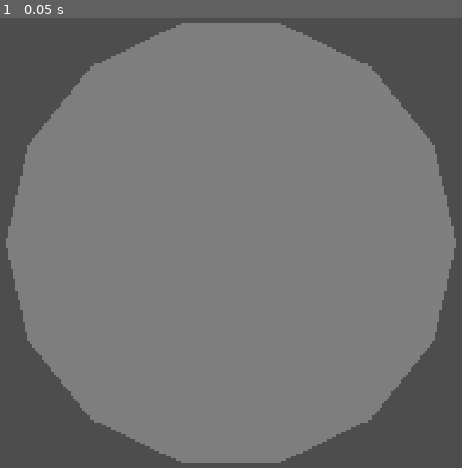
Above: before the commit, frame 1.
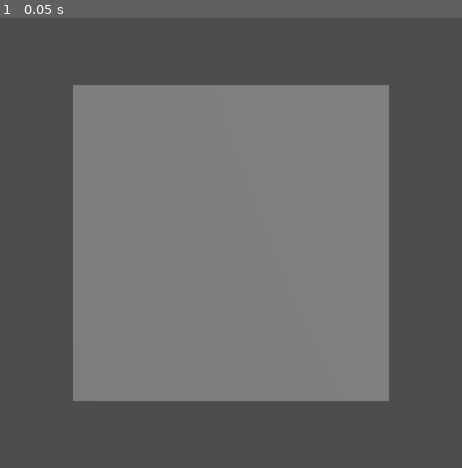
Above: after the commit, the same moment.

Repository: atahrijouti/tumbling-prisms-godot
Game: Godot game, scene res://Main.tscn
The game is run twice, just before and just after one commit, with the same random seed, the same clock (stepped at 60 frames per second) and the same inputs.
Inputs:
- Up to frame 1 (0.05 s): no input

The runs differ from the first frame. In frame 1, 26% of the frame differs, in the area x 1-99%, y 1-99%.

Commit message:
remove starting from 14

Diff:
--- a/Main.tscn
+++ b/Main.tscn
@@ -26,4 +26,3 @@
 [node name="Prisms" type="Node3D" parent="." unique_id=1294502340]
 
 [node name="Prism" parent="Prisms" unique_id=1748292164 instance=ExtResource("2_uu6xs")]
-segments = 14
